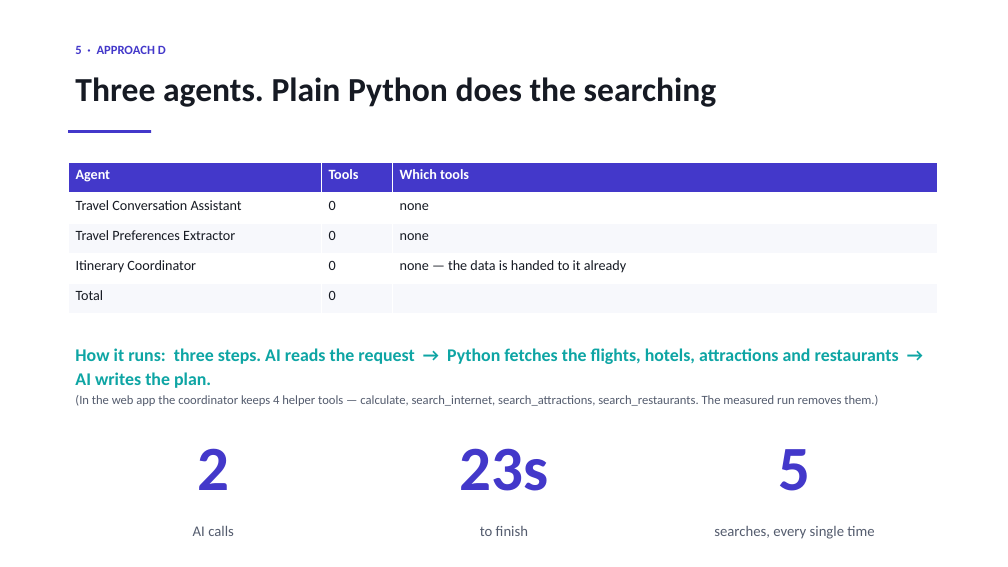
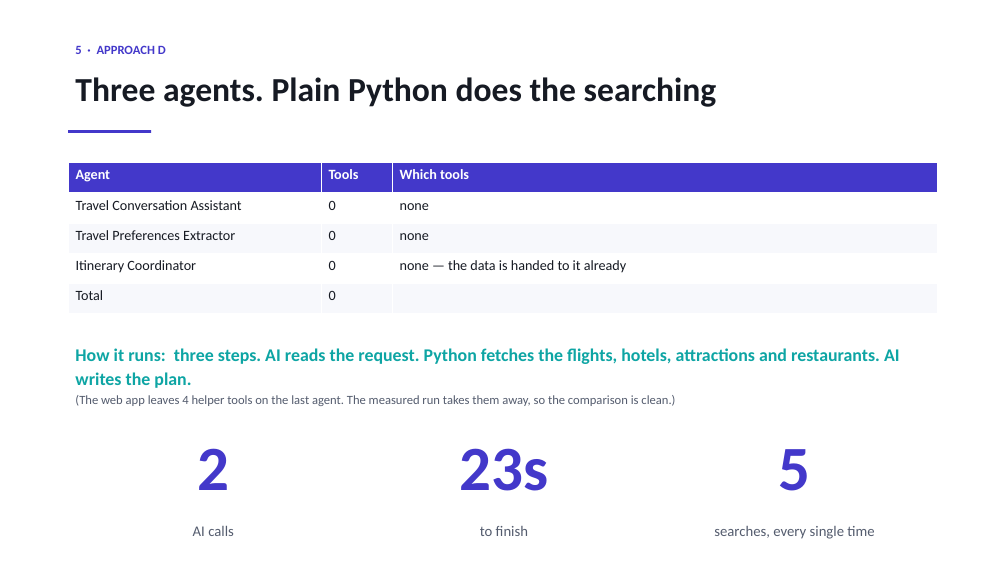
Before and after one commit to sherali143/Trip-Planner, a slide deck: slide 6 of submission/CMP7200_Viva_Presentation.pptx. Drawn at 1008x567 pixels with LibreOffice and Linux fonts; fonts in the diff are those of the drawing. Boxes give left, top, right and bottom in pixels: in the first picture for what was removed or moved away, otherwise in the second. Text is boxed around its words. In the diff, an @@ line names an element or a change of style, - is before the commit and + after.

Commit message:
Plainer wording on the viva slides
Sixteen explaining lines rewritten in commoner words and shorter sentences.
"one at a time" for "one after another. Nothing overlaps", "The two overlap"
for "their ranges overlap", "the free APIs ran out" for "because of the free
API limits". Nothing structural changed: the same nine slides, the same
tables, the same tool names and the same measured numbers.

These lines are read aloud from the front of a room, which is the test they
were failing.

```diff
--- a/submission/CMP7200_Viva_Presentation.pptx
+++ b/submission/CMP7200_Viva_Presentation.pptx
@@ text at box(75, 348, 900, 406): text changed; size 12 to 17 pt; text colour #545C6E to #0EA5A4; bold on @@
-How it runs: three steps. AI reads the request → Python fetches the flights, hotels, attractions and restaurants → AI writes the plan.
-(In the web app the coordinator keeps 4 helper tools — calculate, search_internet, search_attractions, search_restaurants. The measured run removes them.)
+How it runs: three steps. AI reads the request. Python fetches the flights, hotels, attractions and restaurants. AI writes the plan.
+(The web app leaves 4 helper tools on the last agent. The measured run takes them away, so the comparison is clean.)
```
Also in this commit, not shown: 7 other slides changed, 1 other file.
